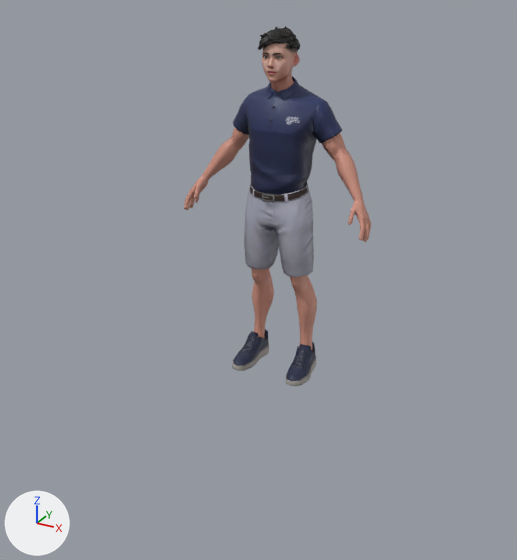
Before and after pictures for a commit that changed the FBX model elbow/extension.fbx.
Before and after are seen from a 50 mm camera at (1.64, -3.23, 2.12) aimed at (-0.03, -0.18, 0.6). Lighting does not change. The marker at lower left points along +X, +Y and +Z. Mesh edges are drawn as thin lines on the coarser meshes. Where no turn or scale is listed for an object, it has been applied to the vertices.

The first picture shows 'Wolf3D_Body', 'Wolf3D_Head', 'Wolf3D_Outfit_Bottom', 'Wolf3D_Outfit_Footwear', 'Wolf3D_Outfit_Top'.
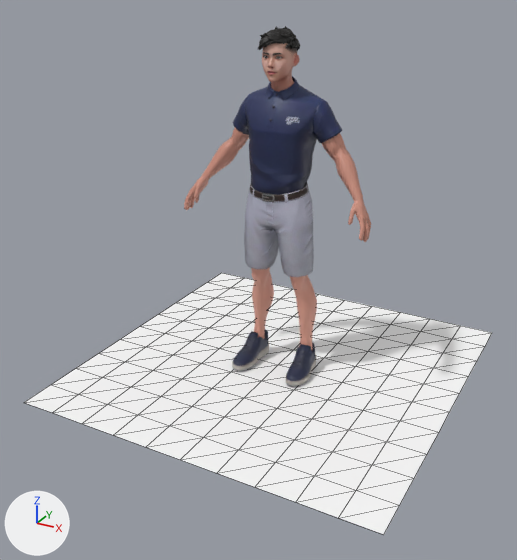
Location of each change, (x1, y1, x2, y2) in pixels of the pictures (517 x 560 px):
'Plane', added
    after: (24, 273, 492, 534)

The change, as a diff of the scene's bpy script:
```diff
--- a/elbow/extension.fbx.py
+++ b/elbow/extension.fbx.py
@@ mat_default_material @@
+mat_default_material = principled_material('Default_Material')
+mat_default_material.base_color = (1.0, 1.0, 1.0)  # white #ffffff
@@ me_scene_009 @@
+me_scene_009.from_pydata(...)  # 121 vertices, 200 faces; spans x -1.0..1.0, y -1.0..1.0, z 0.0
+me_scene_009.materials.append(mat_default_material)  # white #ffffff
@@ ob_plane @@
+ob_plane = bpy.data.objects.new('Plane', me_scene_009)
+ob_plane.location = (0.0, 0.0, 0.0)
```
